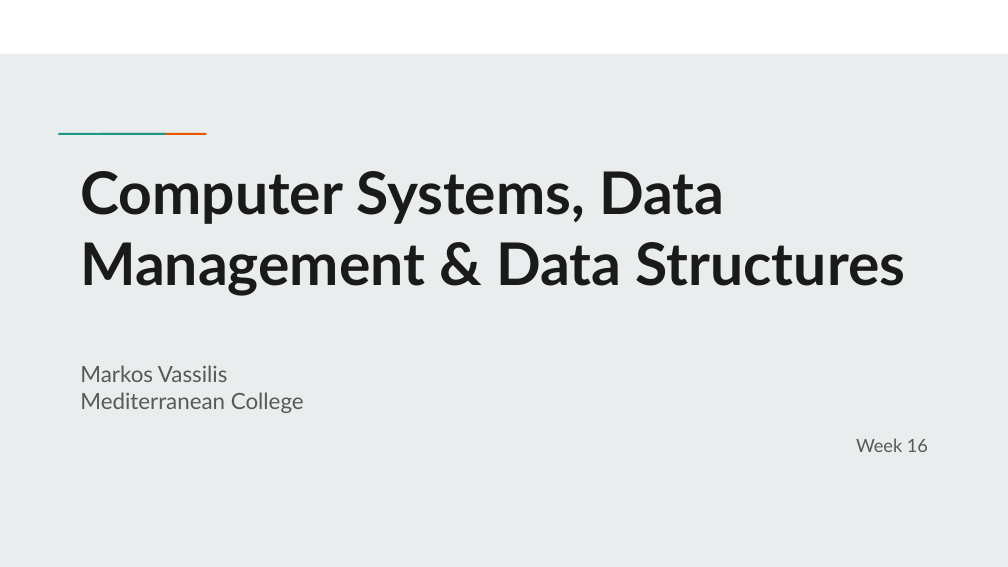
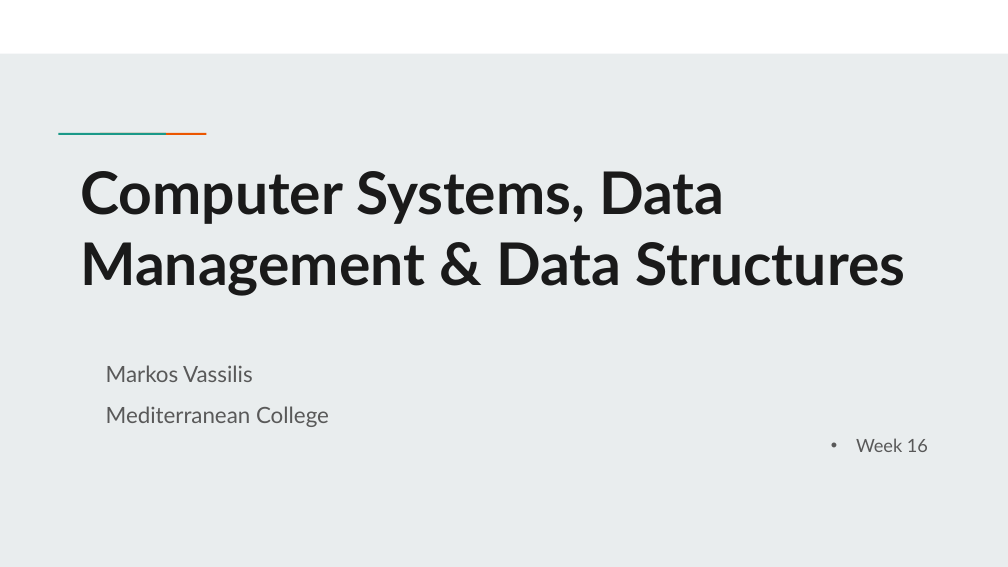
Before and after one commit to vmarkos-mc/data-structures, a slide deck: slide 1 of Week 16 - Junction Tables/slides/CS-DM-DS - Week 16 - Junction Tables.pptx. Drawn at 1008x567 pixels with LibreOffice and Linux fonts; fonts in the diff are those of the drawing. Boxes give left, top, right and bottom in pixels: in the first picture for what was removed or moved away, otherwise in the second. Text is boxed around its words. In the diff, an @@ line names an element or a change of style, - is before the commit and + after.

```diff
--- a/Week 16 - Junction Tables/slides/CS-DM-DS - Week 16 - Junction Tables.pptx
+++ b/Week 16 - Junction Tables/slides/CS-DM-DS - Week 16 - Junction Tables.pptx
@@ subtitle "Markos Vassilis" at [106,365,329,427]: indent changed; more space between paragraphs @@
@@ subtitle "Week 16" at [856,438,928,452]: bullet none to •; more space between paragraphs @@
```
Also in this commit, not shown: 11 other slides changed.
